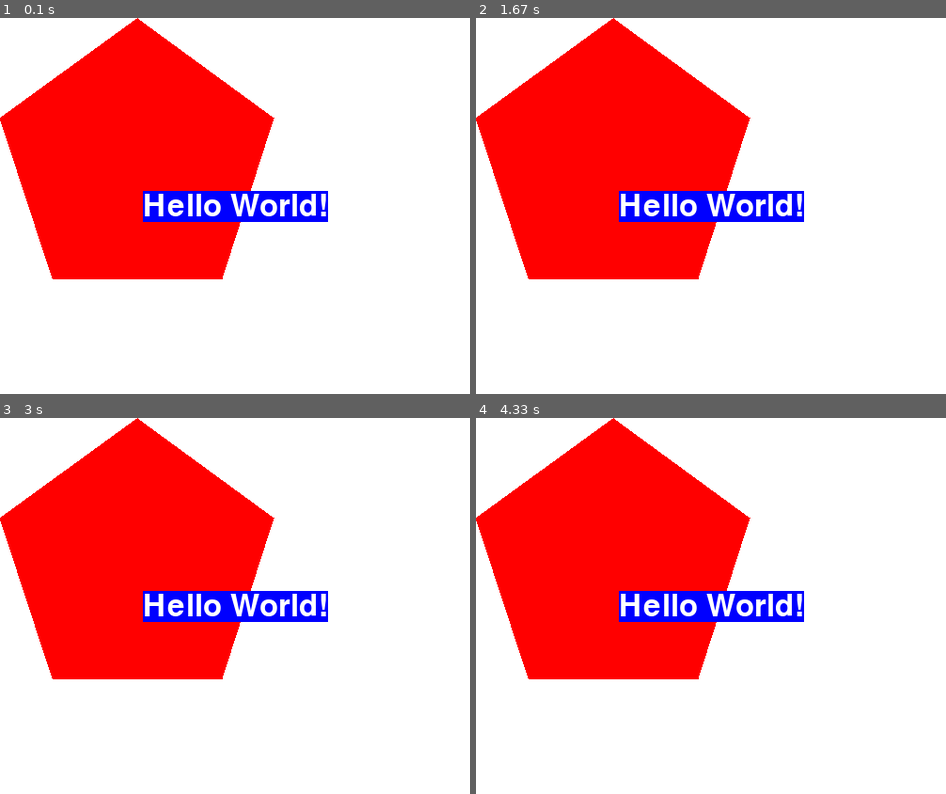
Above: before the commit, frames 1-4 (two rows, left to right).
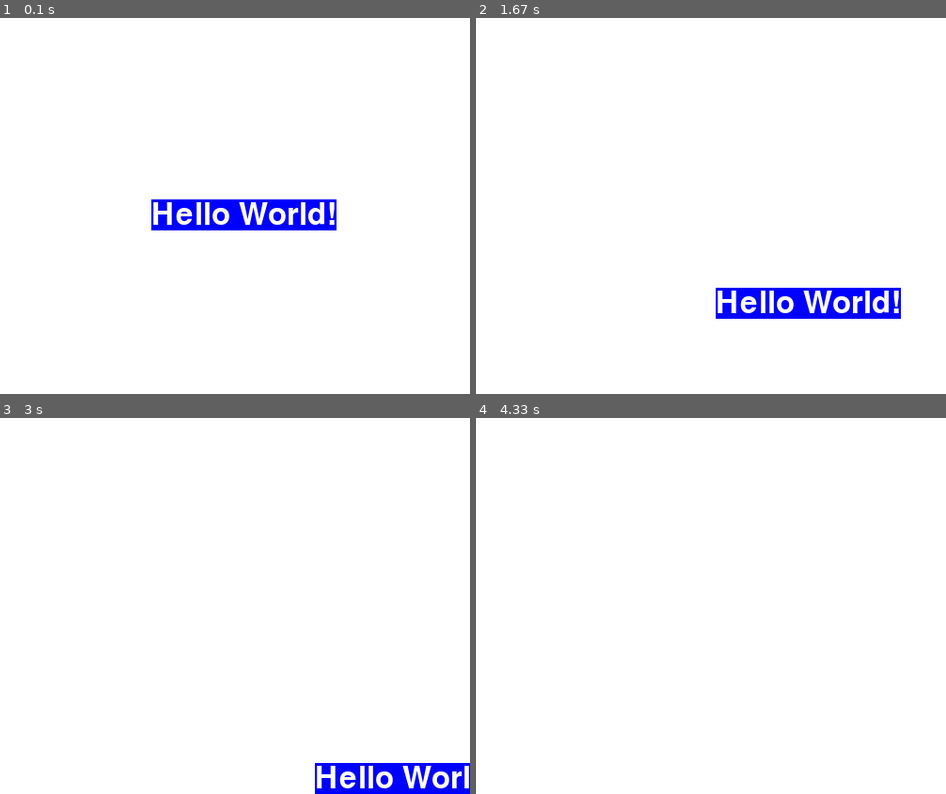
Above: after the commit, the same moments.

Repository: dtotheb/pygameHelloWorld
Game: pygame game, started from HelloWorld.py
Two runs of this game, one before a commit and one after it. Both use one fixed random seed, a clock stepped at 60 frames per second and the inputs below.
Inputs:
- Up to frame 1 (0.1 s): no input
- Up to frame 2 (1.67 s): no input
- Up to frame 3 (3 s): no input
- Up to frame 4 (4.33 s): no input

The runs differ from the first frame. In frame 1, 29% of the frame differs, in the area x 0-72%, y 0-70%; in frame 2, 31%, in the area x 0-91%, y 0-80%; in frame 3, 31%; in frame 4, 29%.

Commit message:
reforged display setup
hello world also moves now

Diff:
--- a/HelloWorld.py
+++ b/HelloWorld.py
@@ -17,8 +17,17 @@
 GREEN = (0, 255, 0)
 RED = (255, 0, 0)
 
+# Fill background
+
+background = pygame.Surface(windowSurface.get_size())
+background = background.convert()
+background.fill(WHITE)
+
+
 #setup the fonts
 basicFont = pygame.font.SysFont(None, 48)
+
+vector = (1, 1)
 
 #setup the text
 text = basicFont.render('Hello World!', True, WHITE, BLUE)
@@ -26,19 +35,16 @@
 textRect.centerx = windowSurface.get_rect().centerx
 textRect.centery = windowSurface.get_rect().centery
 
-windowSurface.fill(WHITE)
 
-pygame.draw.polygon(windowSurface, RED,
-    ((146, 0),
-     (291, 106),
-     (236, 277),
-     (56, 277),
-     (0, 106))
-    )
+def displayEverything():
+    windowSurface.blit(background, (0, 0))
+    windowSurface.blit(text, textRect)
+    pygame.display.update()
 
-windowSurface.blit(text, textRect)
+#display everything
+displayEverything()
 
-pygame.display.update()
+
 
 #run the game loop
 while True:
@@ -46,3 +52,6 @@
         if event.type == QUIT:
             pygame.quit()
             sys.exit()
+
+    textRect = textRect.move(1, 1)
+    displayEverything()
